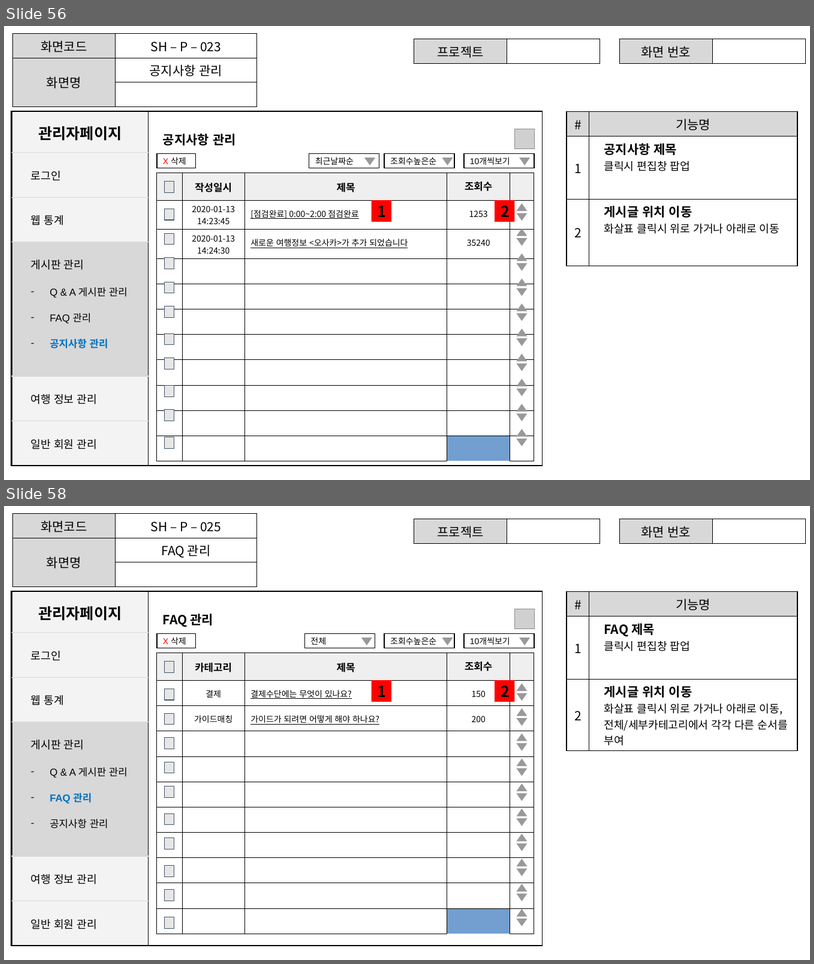
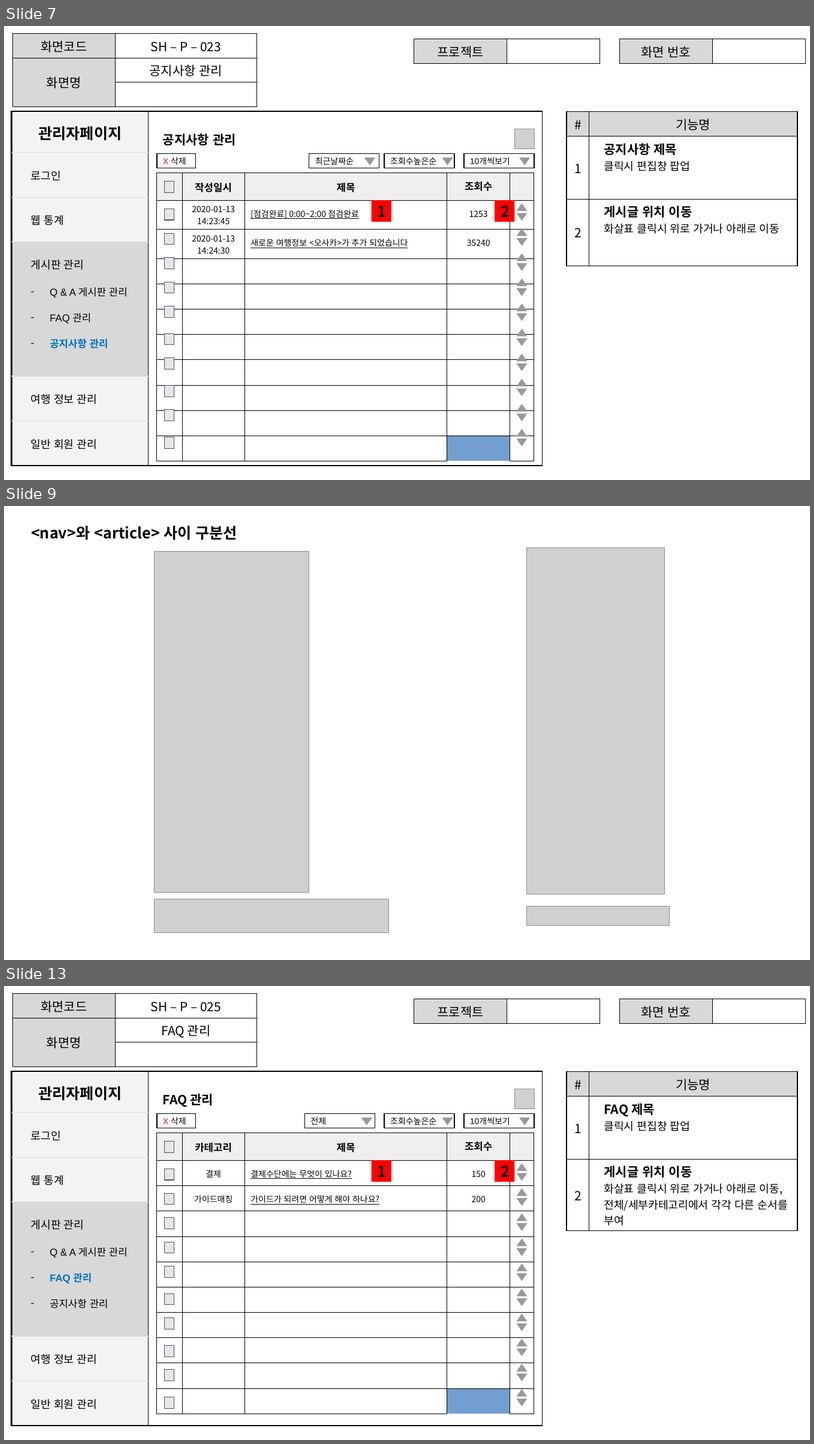
Before and after one commit to ezenteam2/TripMate, a slide deck: 2조 project02 - 서희.pptx. Shown one above the other, each under a label of ours: slides 56 and 58 before the commit, slides 7, 9 and 13 after it; the slides between them are not shown. The pictures are 814x964 and 814x1444 pixels, drawn with LibreOffice and Linux fonts; fonts in the diff are those of the drawing; grey boxes stand for pictures; background and template pictures are left out. Boxes give left, top, right and bottom in pixels: in the first picture for what was removed or moved away, otherwise in the second. Text is boxed around its words. In the diff, an @@ line names an element or a change of style, - is before the commit and + after.

```diff
--- a/2조 project02 - 서희.pptx
+++ b/2조 project02 - 서희.pptx
@@ slide 9 added at [4, 506, 810, 960], background #FFFFFF @@
@@ text added at [31, 526, 237, 540], 18 pt, text #000000, bold @@
+<nav>와 <article> 사이 구분선
@@ group added at [155, 548, 670, 932]: 4 pictures @@
@@ what was slide 56 is now slide 7 @@
@@ what was slide 58 is now slide 13 @@
```
Also in this commit, not shown: 10 other slides added, 60 slides removed.
